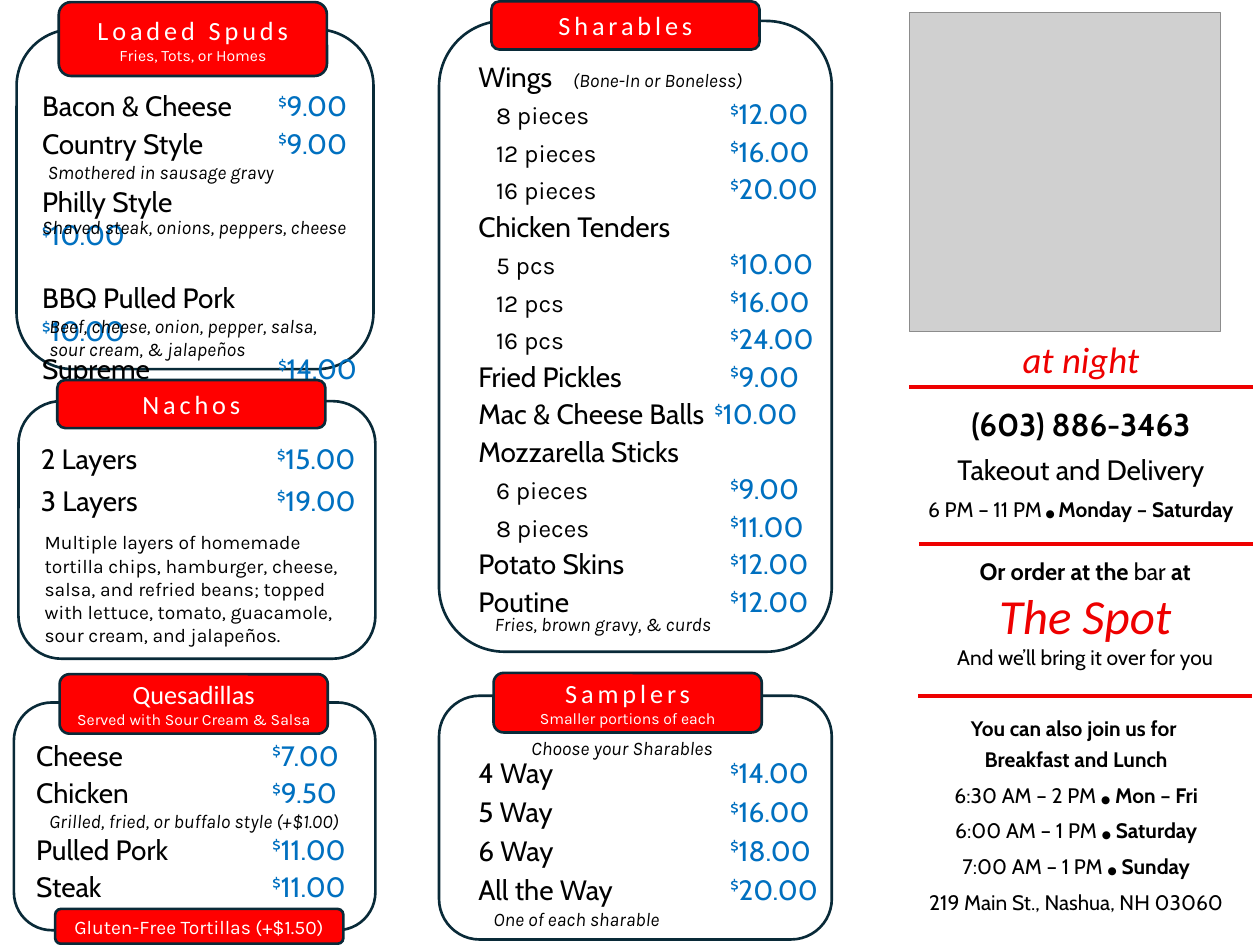
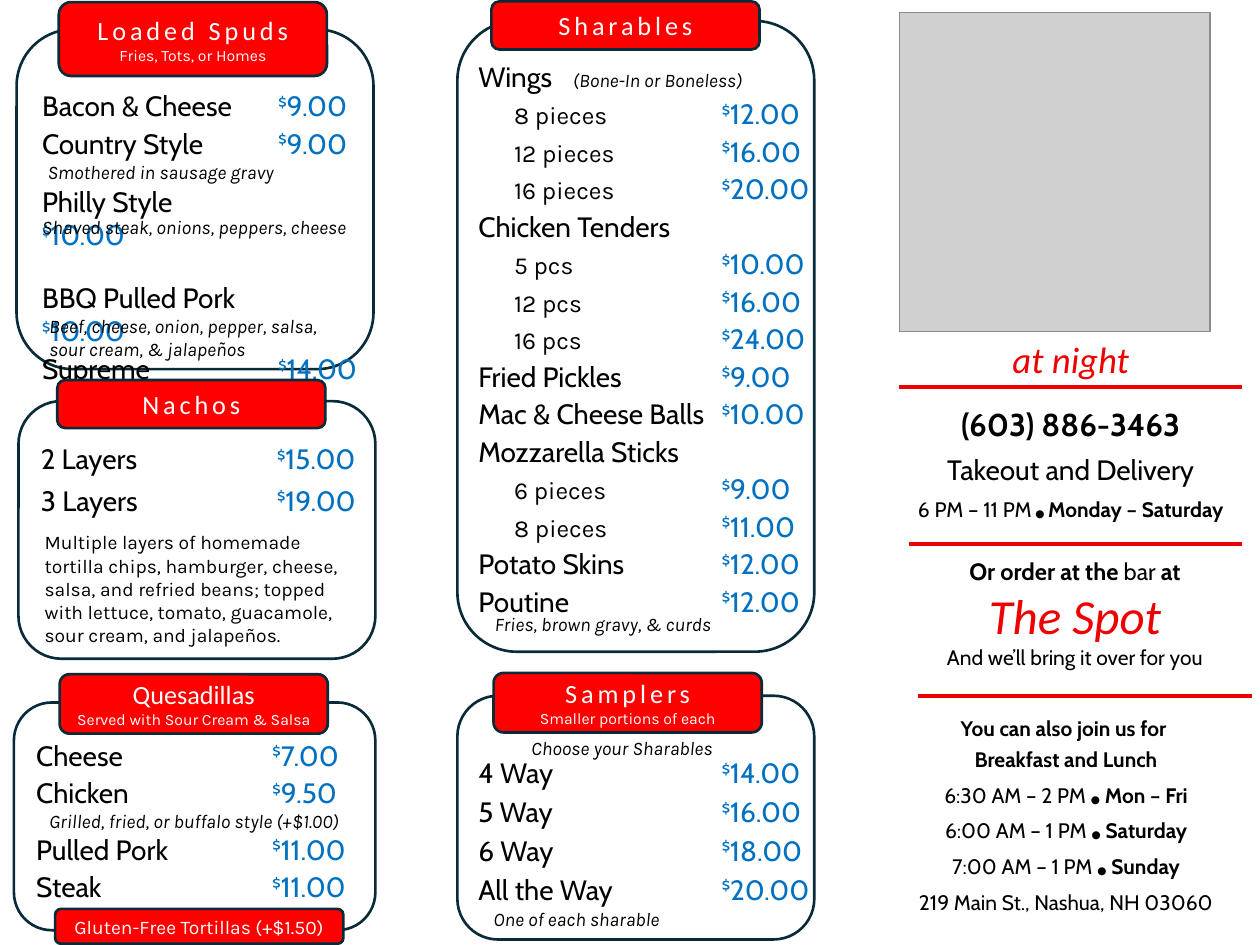
Before and after one commit to joe-purramid/thespotnashua, a slide deck: slide 1 of menus/joannes-togo-menu-trifold.pptx. Drawn at 1260x945 pixels with LibreOffice and Linux fonts; fonts in the diff are those of the drawing; grey boxes stand for pictures. Boxes give left, top, right and bottom in pixels: in the first picture for what was removed or moved away, otherwise in the second. Text is boxed around its words. In the diff, an @@ line names an element or a change of style, - is before the commit and + after.

```diff
--- a/menus/joannes-togo-menu-trifold.pptx
+++ b/menus/joannes-togo-menu-trifold.pptx
@@ rounded rectangle resized from (x1=438, y1=21, x2=832, y2=653) to (x1=457, y1=21, x2=814, y2=653) @@
@@ text "Wings (Bone-In or Boneless)" rewrapped from (x1=478, y1=67, x2=818, y2=613) to (x1=478, y1=67, x2=809, y2=613) @@
@@ 3 texts, 2 lines, 1 picture moved together from (x1=910, y1=13, x2=1252, y2=912) to (x1=900, y1=13, x2=1242, y2=912) @@
@@ rounded rectangle resized from (x1=438, y1=696, x2=832, y2=939) to (x1=457, y1=696, x2=814, y2=939) @@
@@ text "4 Way $14.00" rewrapped from (x1=478, y1=763, x2=818, y2=906) to (x1=478, y1=763, x2=809, y2=906) @@
```
Also in this commit, not shown: 1 other slide changed, 2 other files.
